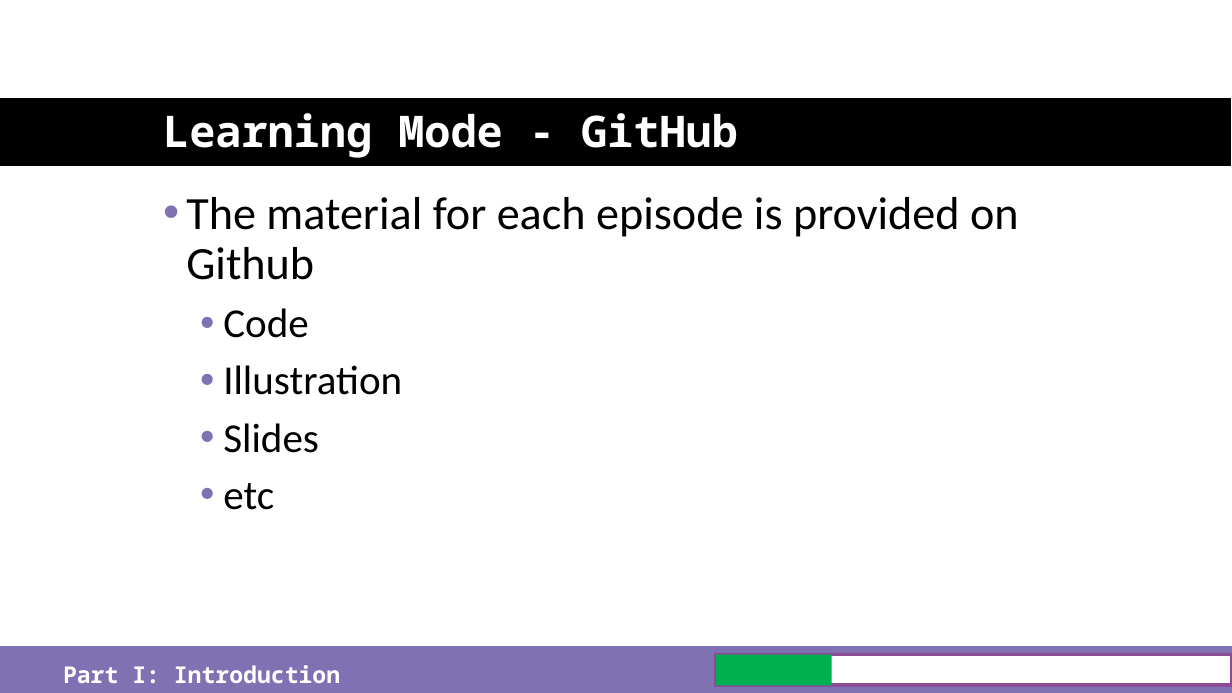
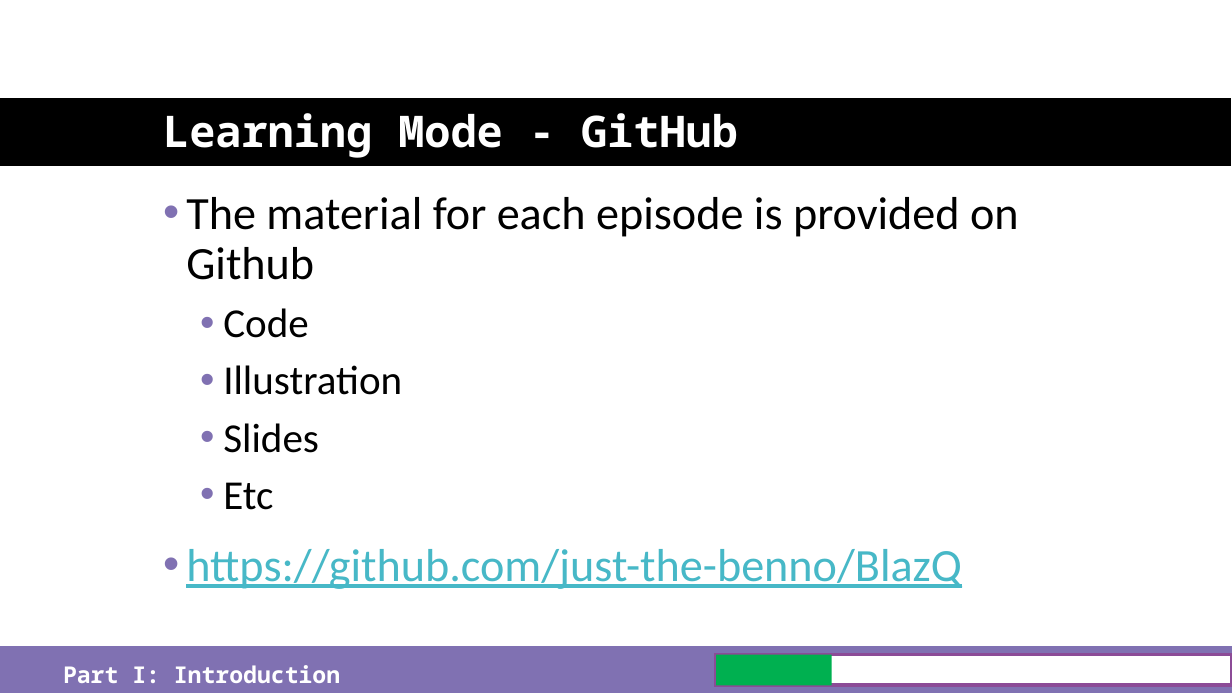
Before and after one commit to just-the-benno/BlazQ, a slide deck: slide 14 of episode1/media/slides-episode-1.pptx (slide 10 before the commit). Drawn at 1232x693 pixels with LibreOffice and Linux fonts; fonts in the diff are those of the drawing; background and template pictures are left out. Boxes give left, top, right and bottom in pixels: in the first picture for what was removed or moved away, otherwise in the second. Text is boxed around its words. In the diff, an @@ line names an element or a change of style, - is before the commit and + after.

```diff
--- a/episode1/media/slides-episode-1.pptx
+++ b/episode1/media/slides-episode-1.pptx
@@ text at (186,482,962,589): text changed; size 32 to 36 pt; text colour #000000 to #47B8C7 @@
-  • etc
+  • Etc
+• https://github.com/just-the-benno/BlazQ
```
Also in this commit, not shown: 4 other slides changed, 5 slides added, 1 slide removed, 3 other files.
